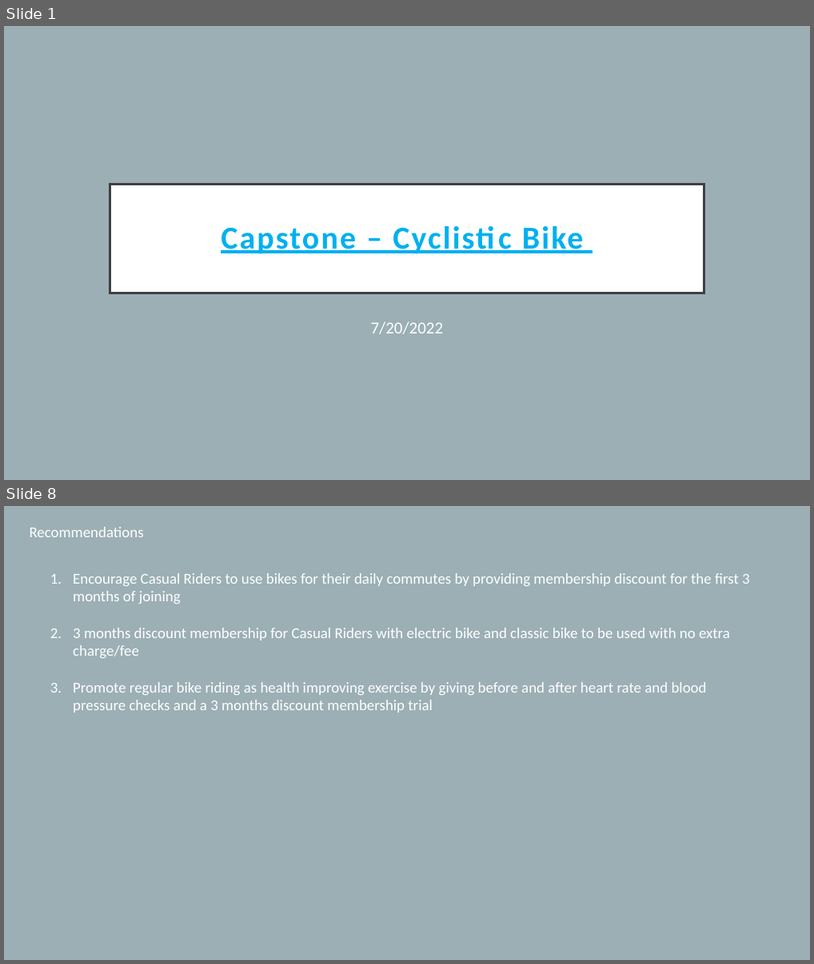
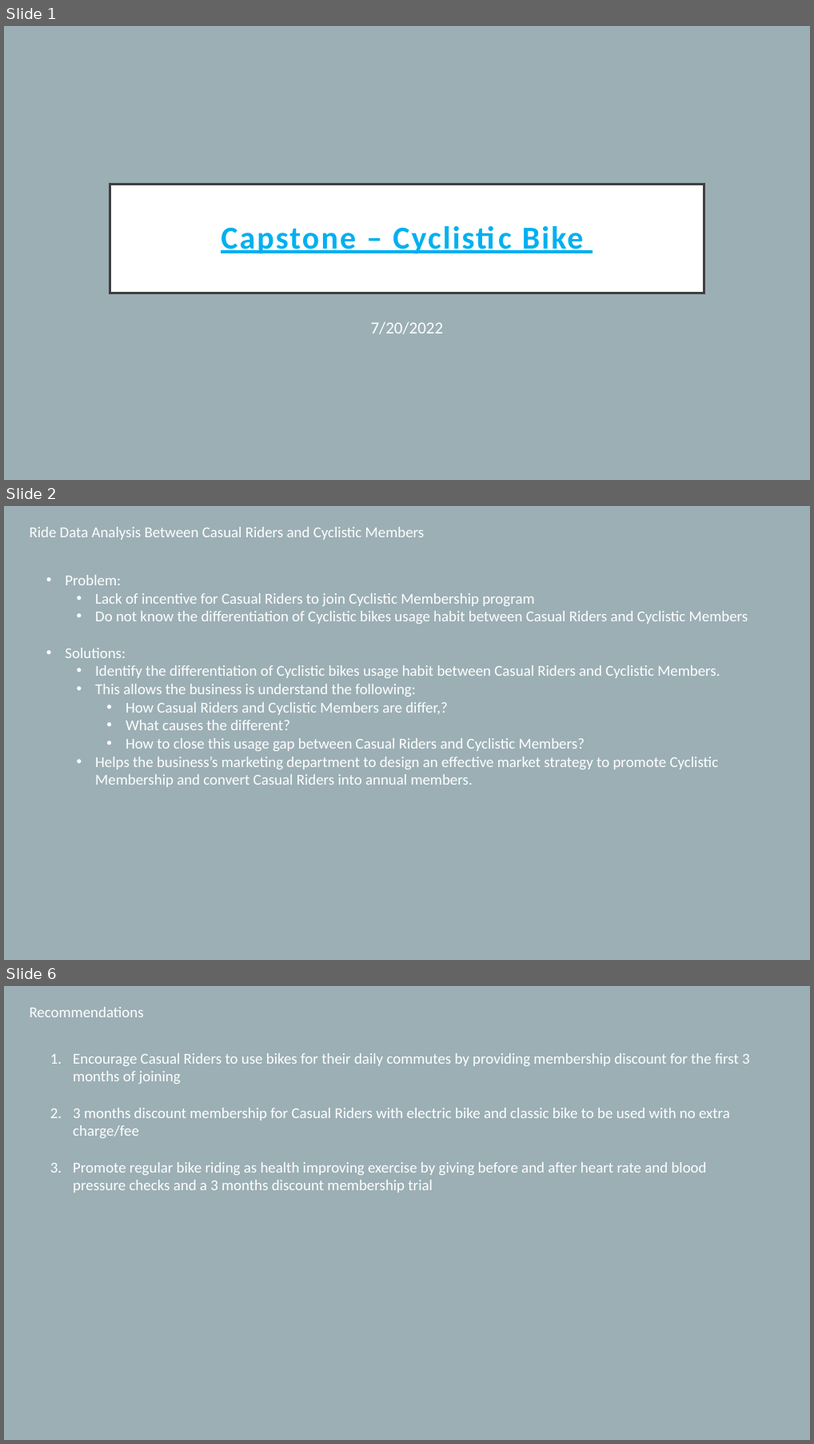
Before and after one commit to jh18002/Capstone---Bike-Sharing-Analysis, a slide deck: Capstone.pptx. Shown one above the other, each under a label of ours: slides 1 and 8 before the commit, slides 1, 2 and 6 after it; the slides between them are not shown. The pictures are 814x964 and 814x1444 pixels, drawn with LibreOffice and Linux fonts; fonts in the diff are those of the drawing. Boxes give left, top, right and bottom in pixels: in the first picture for what was removed or moved away, otherwise in the second. Text is boxed around its words. In the diff, an @@ line names an element or a change of style, - is before the commit and + after.

```diff
--- a/Capstone.pptx
+++ b/Capstone.pptx
@@ slide 2 added at [4,506,810,960], background #9BAFB5 @@
@@ text added at [30,527,425,540], 18 pt, text #FFFFFF @@
+Ride Data Analysis Between Casual Riders and Cyclistic Members
@@ text added at [65,575,749,787], 18 pt, text #FFFFFF @@
+• Problem:
+  • Lack of incentive for Casual Riders to join Cyclistic Membership program
+  • Do not know the differentiation of Cyclistic bikes usage habit between Casual Riders and Cyclistic Members
+• Solutions:
+  • Identify the differentiation of Cyclistic bikes usage habit between Casual Riders and Cyclistic Members.
+  • This allows the business is understand the following:
+    • How Casual Riders and Cyclistic Members are differ,?
+    • What causes the different?
+    • How to close this usage gap between Casual Riders and Cyclistic Members?
+  • Helps the business’s marketing department to design an effective market strategy to promote Cyclistic Membership and convert Casual Riders into annual members.
@@ what was slide 8 is now slide 6 @@
```
Also in this commit, not shown: 3 slides changed, 3 slides removed.
